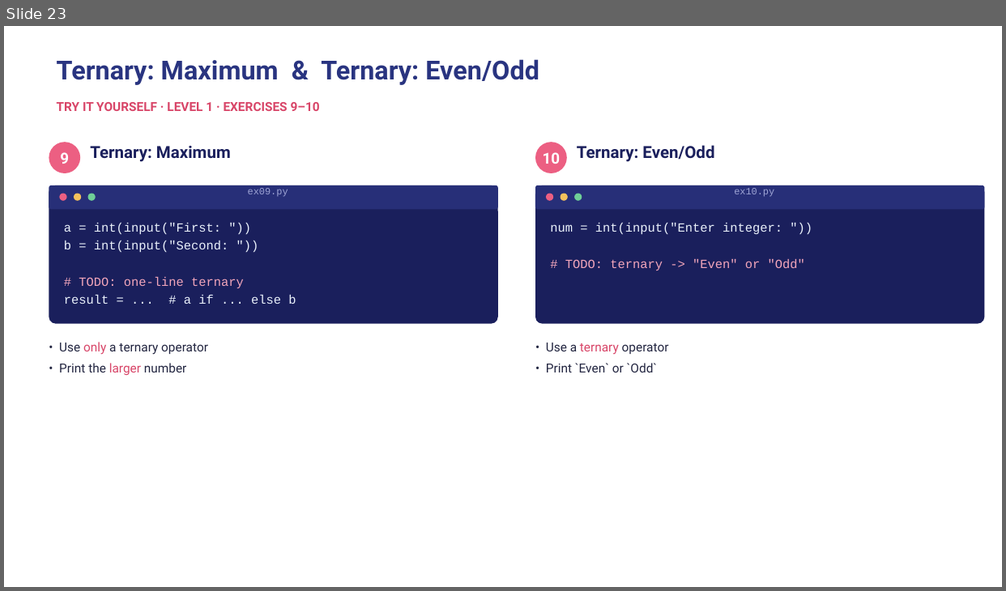
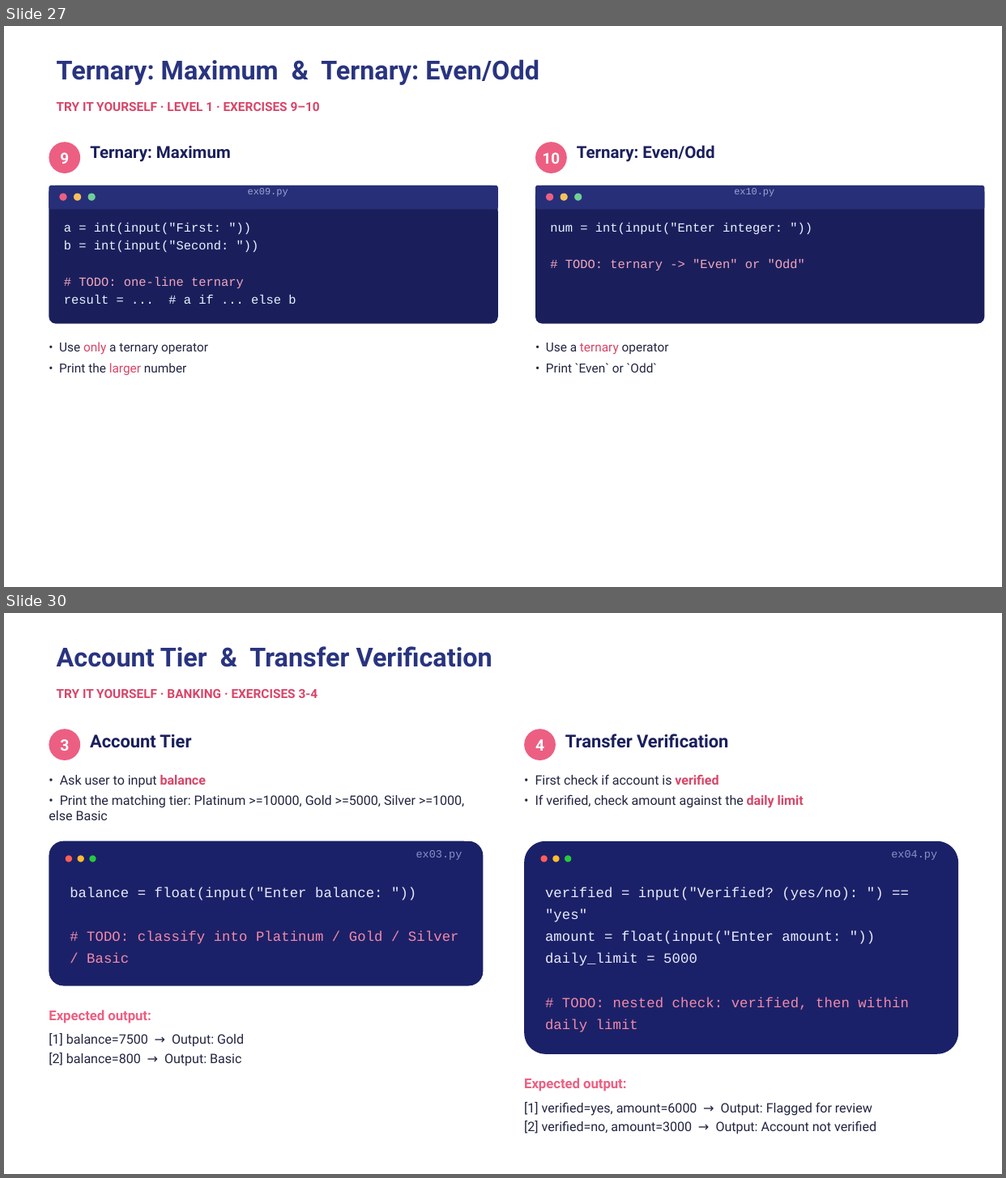
Before and after one commit to wg-training/wg-python-for-data-science-fundamental, a slide deck: slides/06 - Python Control Flows - Conditional Statement.pptx. Shown one above the other, each under a label of ours: slide 23 before the commit, slides 27 and 30 after it; the slides between them are not shown. The pictures are 1006x591 and 1006x1178 pixels, drawn with LibreOffice and Linux fonts; fonts in the diff are those of the drawing. Boxes give left, top, right and bottom in pixels: in the first picture for what was removed or moved away, otherwise in the second. Text is boxed around its words. In the diff, an @@ line names an element or a change of style, - is before the commit and + after.

```diff
--- a/slides/06 - Python Control Flows - Conditional Statement.pptx
+++ b/slides/06 - Python Control Flows - Conditional Statement.pptx
@@ slide 30 added at (4,613,1002,1174), background #FFFFFF @@
@@ title added at (57,646,492,667), 18.9 pt, text #293480, bold @@
+Account Tier & Transfer Verification
@@ text added at (57,689,318,698), 9 pt, text #D84568, bold @@
+TRY IT YOURSELF · BANKING · EXERCISES 3-4
@@ ellipse added at (49,729,80,760), fill #EC5F82, 11.2 pt, text #FFFFFF, bold @@
+3
@@ ellipse added at (524,729,555,760), fill #EC5F82, 11.2 pt, text #FFFFFF, bold @@
+4
@@ text added at (565,734,728,748), 12.8 pt, text #1A1F5C, bold @@
+Transfer Verification
@@ text added at (90,735,191,748), 12.8 pt, text #1A1F5C, bold @@
+Account Tier
@@ text added at (49,775,464,820), 9.4 pt, text #222540 @@
+• Ask user to input balance
+• Print the matching tier: Platinum >=10000, Gold >=5000, Silver >=1000, else Basic
@@ text added at (535,774,803,808), 9.4 pt, text #222540 @@
+• First check if account is verified
+• If verified, check amount against the daily limit
@@ rounded rectangle added at (49,841,483,986), fill #1B2168 @@
@@ ellipse added at (65,855,72,862), fill #FF5F56 @@
@@ ellipse added at (77,855,84,862), fill #FFBD2E @@
@@ ellipse added at (89,855,96,862), fill #27C93F @@
@@ text added at (416,850,462,860), 7.9 pt, text #8891C7 @@
+ex03.py
@@ rounded rectangle added at (524,841,958,1054), fill #1B2168 @@
@@ ellipse added at (541,855,548,862), fill #FF5F56 @@
@@ ellipse added at (553,855,560,862), fill #FFBD2E @@
@@ ellipse added at (565,855,572,862), fill #27C93F @@
@@ text added at (891,850,937,860), 7.9 pt, text #8891C7 @@
+ex04.py
@@ text added at (70,888,459,963), 10.1 pt, text #F28AA8 @@
+balance = float(input("Enter balance: "))
+# TODO: classify into Platinum / Gold / Silver / Basic
@@ text added at (545,888,909,1010), 10.1 pt, text #E9EBFA @@
+verified = input("Verified? (yes/no): ") == "yes"
+amount = float(input("Enter amount: "))
+daily_limit = 5000
+# TODO: nested check: verified, then within daily limit
@@ text added at (49,1010,244,1067), 9.4 pt, text #222540 @@
+Expected output:
+[1] balance=7500 → Output: Gold
+[2] balance=800 → Output: Basic
@@ text added at (524,1078,876,1135), 9.4 pt, text #222540 @@
+Expected output:
+[1] verified=yes, amount=6000 → Output: Flagged for review
+[2] verified=no, amount=3000 → Output: Account not verified
@@ what was slide 23 is now slide 27 @@
```
Also in this commit, not shown: 11 slides changed, 8 other slides added, 2 other files.
